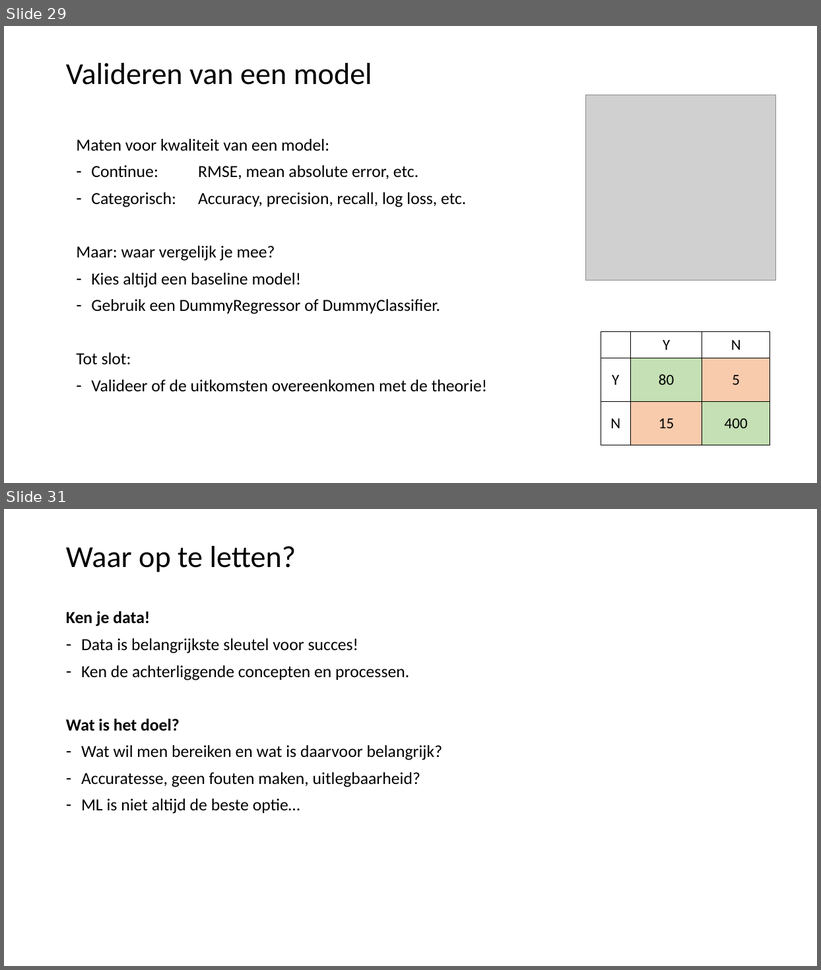
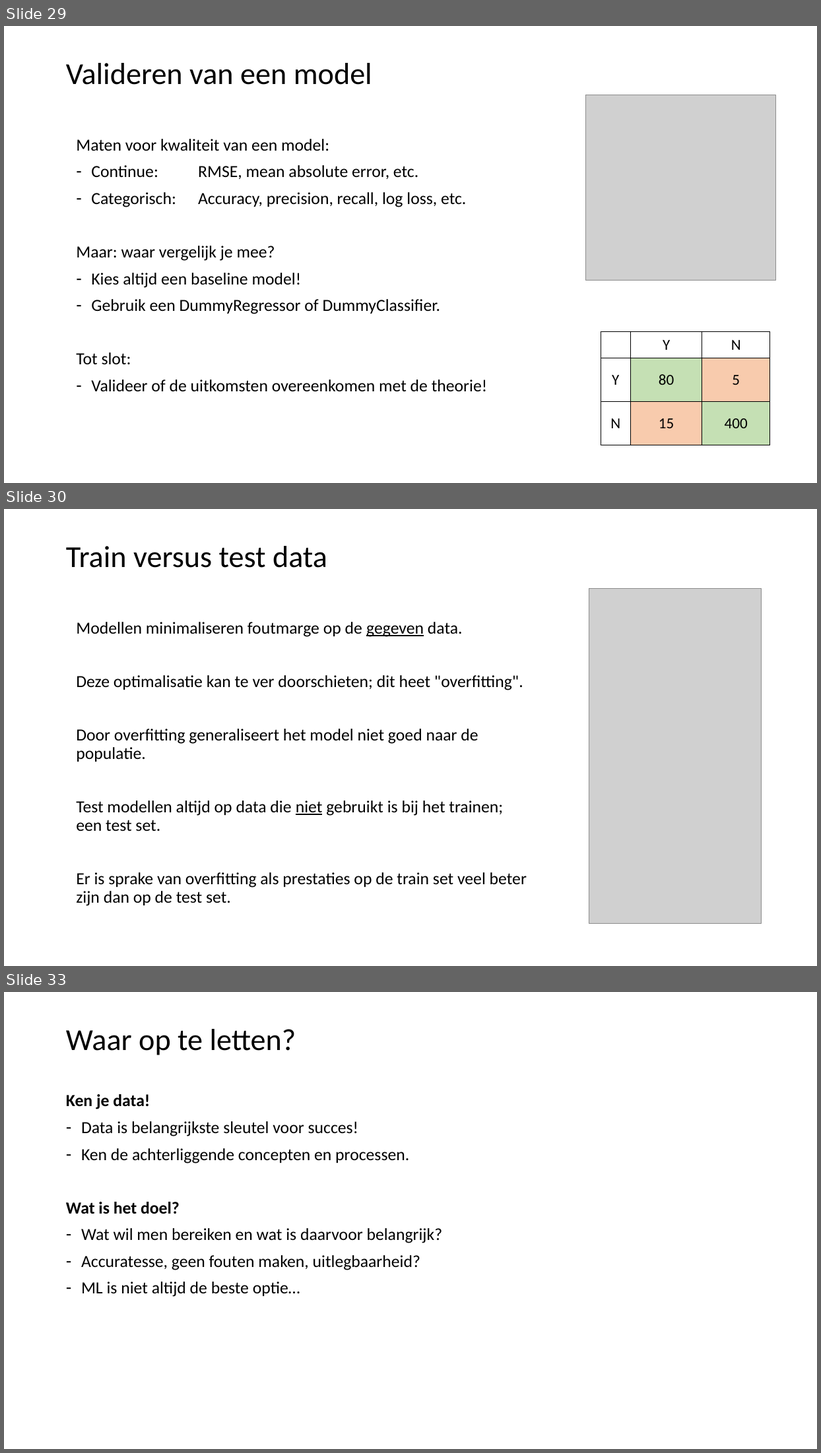
Before and after one commit to LFKoning/knowledge-sharing, a slide deck: python_trainees/4_scikit_learn/python_traineeship_4.pptx. Shown one above the other, each under a label of ours: slides 29 and 31 before the commit, slides 29, 30 and 33 after it; the slides between them are not shown. The pictures are 821x970 and 821x1453 pixels, drawn with LibreOffice and Linux fonts; fonts in the diff are those of the drawing; grey boxes stand for pictures. Boxes give left, top, right and bottom in pixels: in the first picture for what was removed or moved away, otherwise in the second. Text is boxed around its words. In the diff, an @@ line names an element or a change of style, - is before the commit and + after.

Commit message:
Update Python trainees part 4

```diff
--- a/python_trainees/4_scikit_learn/python_traineeship_4.pptx
+++ b/python_trainees/4_scikit_learn/python_traineeship_4.pptx
@@ slide 30 added at (4, 509, 817, 966), background #FFFFFF @@
@@ title added at (66, 546, 327, 568), 36 pt, text #000000 @@
+Train versus test data
@@ picture added at (589, 588, 762, 923) @@
@@ text added at (76, 622, 527, 906), 20 pt, text #000000 @@
+Modellen minimaliseren foutmarge op de gegeven data.
+Deze optimalisatie kan te ver doorschieten; dit heet "overfitting".
+Door overfitting generaliseert het model niet goed naar de populatie.
+Test modellen altijd op data die niet gebruikt is bij het trainen; een test set.
+Er is sprake van overfitting als prestaties op de train set veel beter zijn dan op de test set.
@@ what was slide 31 is now slide 33 @@
```
Also in this commit, not shown: 1 slide changed, 2 other slides added, 1 slide removed, 6 other files.
